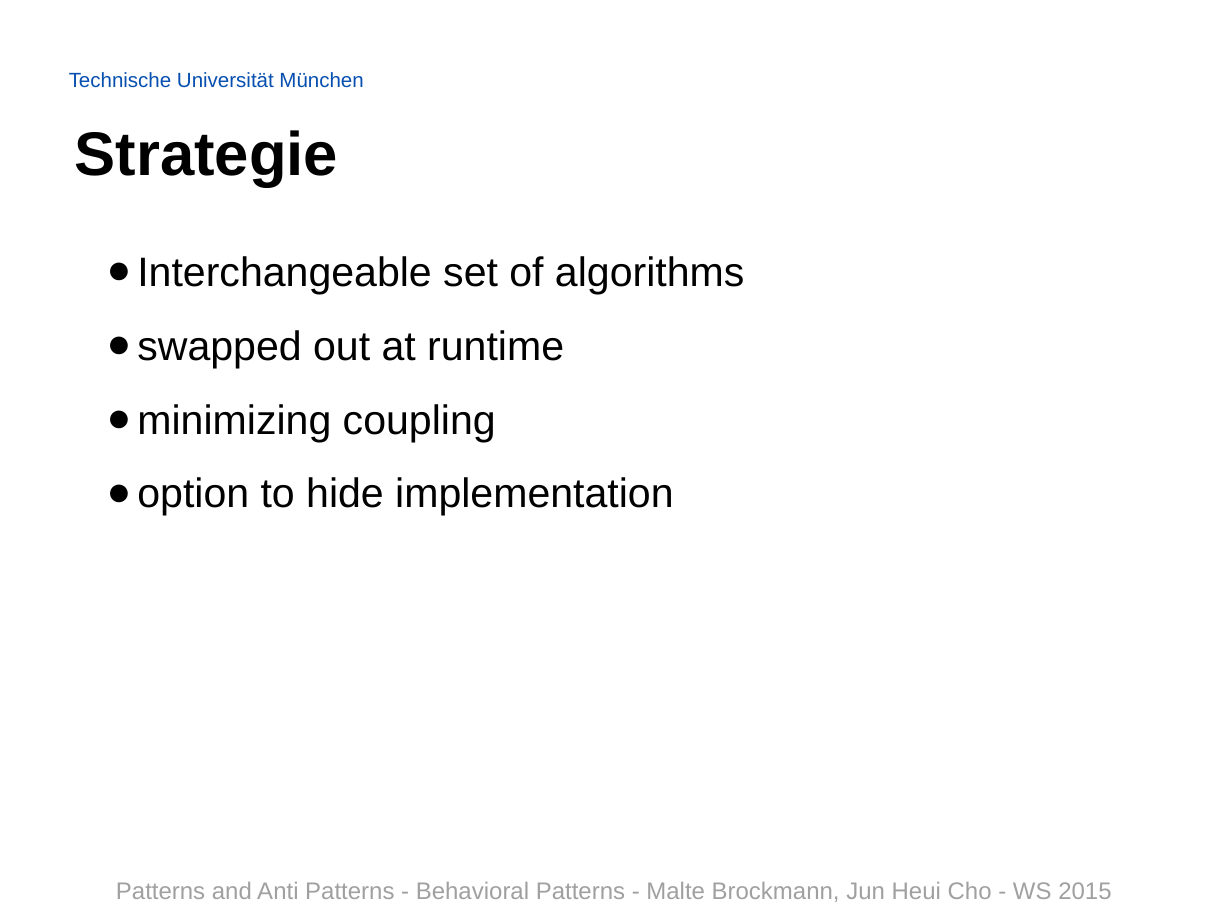
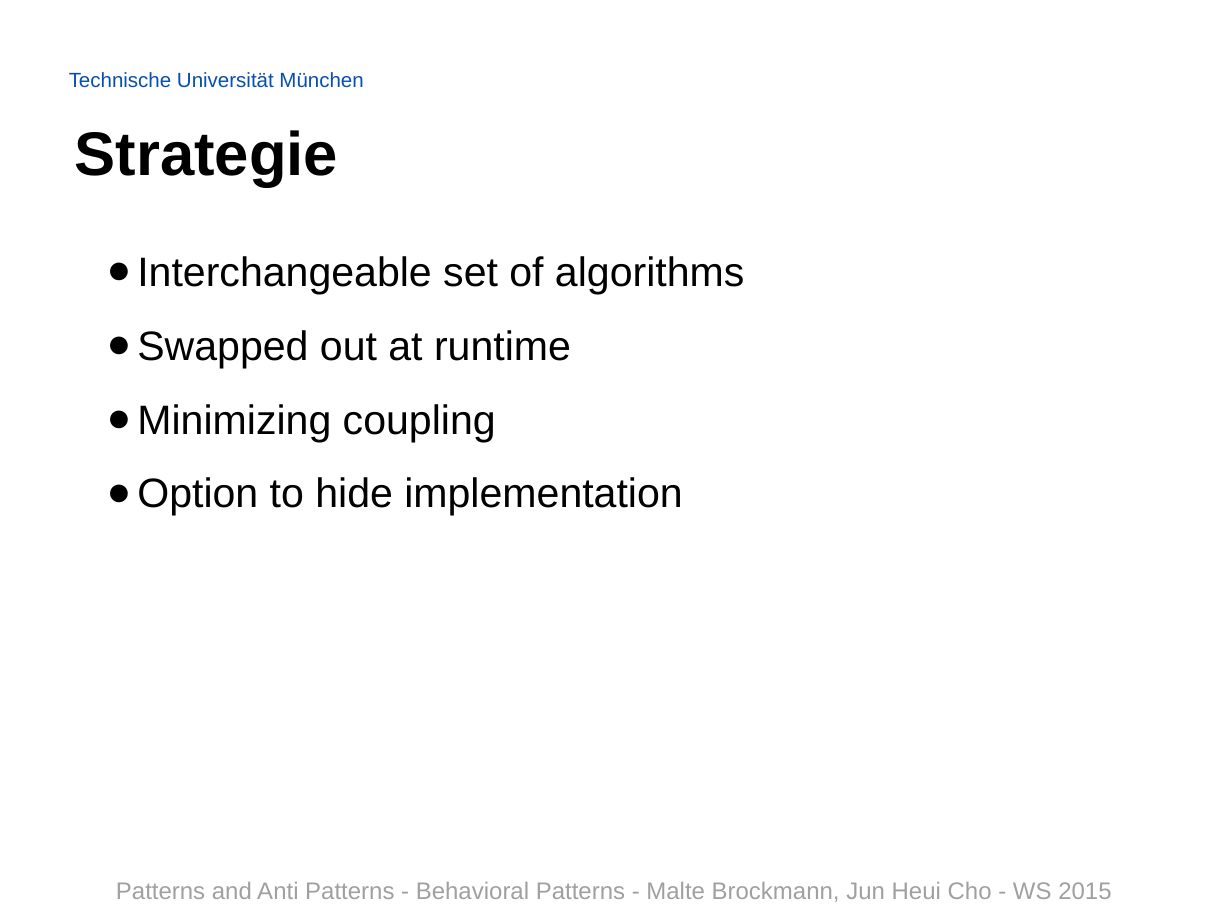
Before and after one commit to Painted6/Behavioral-design-patterns, a slide deck: slide 39 of Behavioral Patterns - JS Patterns and Anti Patterns.pptx (slide 36 before the commit). Drawn at 1232x924 pixels with LibreOffice and Linux fonts; fonts in the diff are those of the drawing; background and template pictures are left out. Boxes give left, top, right and bottom in pixels: in the first picture for what was removed or moved away, otherwise in the second. Text is boxed around its words. In the diff, an @@ line names an element or a change of style, - is before the commit and + after.

```diff
--- a/Behavioral Patterns - JS Patterns and Anti Patterns.pptx
+++ b/Behavioral Patterns - JS Patterns and Anti Patterns.pptx
@@ text at bbox=[137, 330, 682, 516]: text changed @@
-● swapped out at runtime
-● minimizing coupling
-● option to hide implementation
+● Swapped out at runtime
+● Minimizing coupling
+● Option to hide implementation
```
Also in this commit, not shown: 28 other slides changed, 2 slides added, 1 slide removed.
